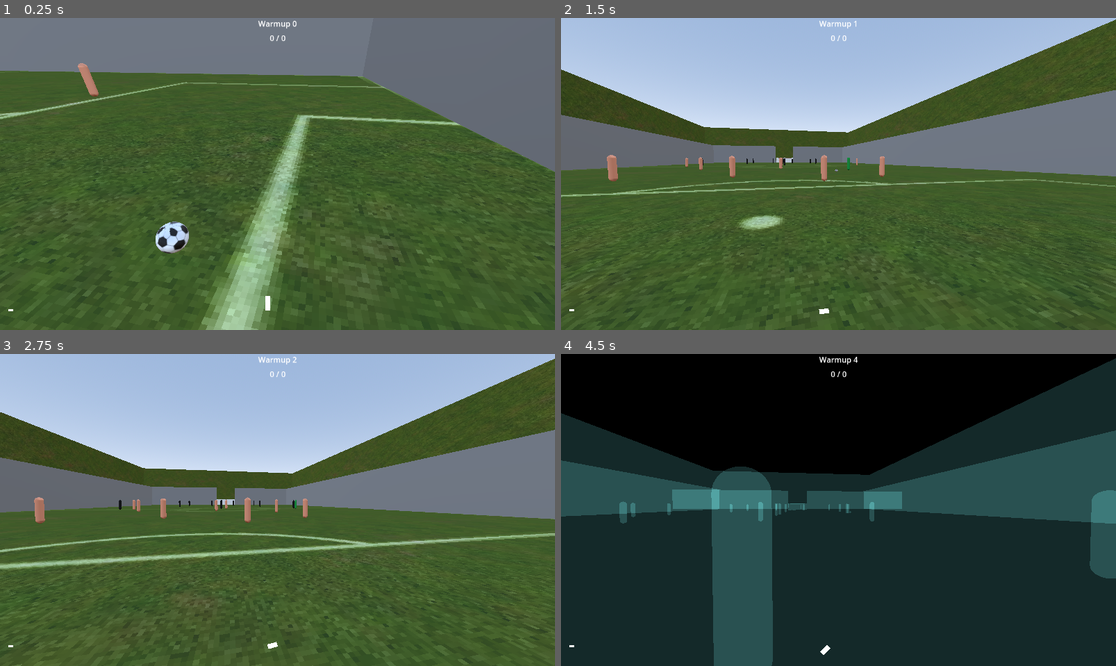
Above: before the commit, frames 1-4 (two rows, left to right).
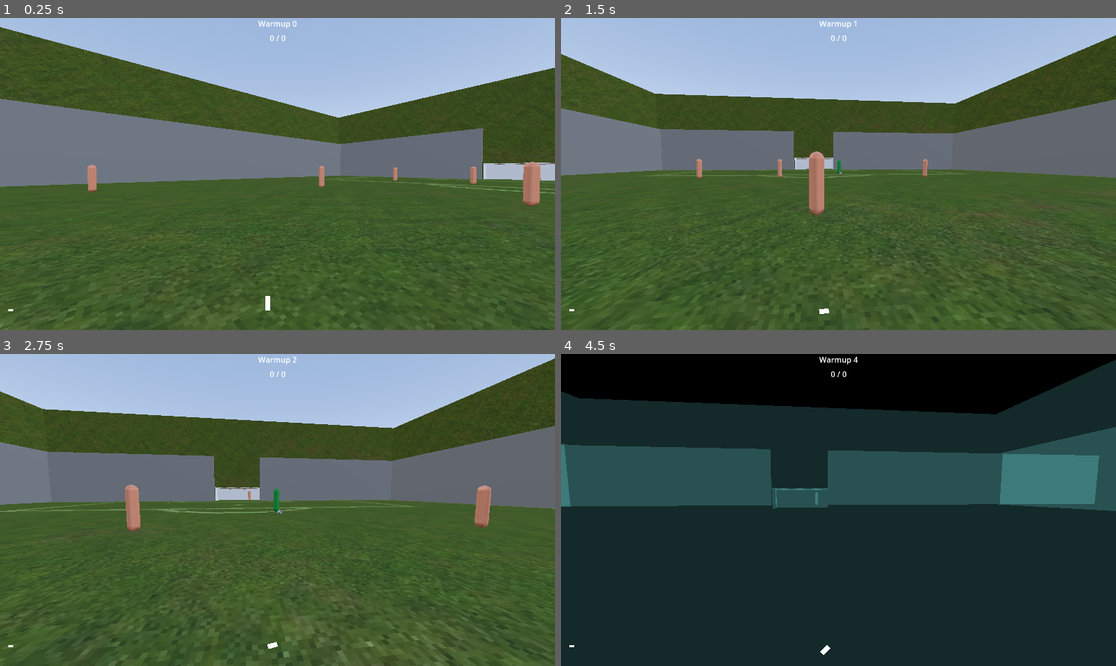
Above: after the commit, the same moments.

Repository: vasiltop/soccer-simulation
Game: Godot game, scene res://match/game.tscn
Same seed, same stepped clock (60 frames per second), same inputs: the game is played once before the commit and once after it.
Inputs (mouse positions are in pixels of both pictures, inside the frame that each line leads up to):
- Up to frame 1 (0.25 s): no input
- Up to frame 2 (1.5 s): tap Enter at 0.5 s; move the mouse to (866, 174) at 0.52 s; hold Right mouse button (pass) 0.53-1.28 s; hold W (up) from 0.53 s (still down); tap Space (jump) at 0.77 s; move the mouse to (810, 174) at 1.27 s; click (810, 174) at 1.35 s
- Up to frame 3 (2.75 s): keep holding W (up); tap Space (jump) at 1.52 s; move the mouse to (288, 503) at 2.02 s; hold Shift (sprint) from 2.03 s (still down)
- Up to frame 4 (4.5 s): keep holding W (up); move the mouse to (832, 516) at 2.77 s; release Shift (sprint) at 2.78 s; tap E (switch_movement) at 2.85 s; tap Space (jump) at 3.02, 3.77 s; move the mouse to (877, 513) at 3.52 s; hold P 3.53-4.28 s; move the mouse to (794, 506) at 4.27 s; right-click (794, 506) at 4.35 s

The runs differ from the first frame. In frame 1, 50% of the frame differs, in the area x 0-100%, y 0-100%; in frame 2, 15%; in frame 3, 21%; in frame 4, 30%.

Commit message:
feat: add controllable player

Diff:
--- a/match/game.gd
+++ b/match/game.gd
@@ -13,7 +13,7 @@
 @onready var goal_1: Node3D = $Goal1
 @onready var goals_to_attack: Array[Node3D] = [goal_1, goal_0]
 
-@onready var teams: Array[Team] = [Team.new(0, 1, self), Team.new(1, -1, self)]
+@onready var teams: Array[Team] = [Team.new(0, 1, self, "st"), Team.new(1, -1, self)]
 
 var possession_team: Team = null
 var ball_scene = preload("res://objects/ball/ball.tscn")
--- a/match/game.tscn
+++ b/match/game.tscn
@@ -1,6 +1,5 @@
-[gd_scene load_steps=18 format=3 uid="uid://bashdmhgrpm02"]
-
-[ext_resource type="PackedScene" uid="uid://dxlmj4fn0ed1q" path="res://objects/player/player.tscn" id="1_0b30x"]
+[gd_scene load_steps=17 format=3 uid="uid://bashdmhgrpm02"]
+
 [ext_resource type="Script" path="res://match/game.gd" id="1_uhhds"]
 [ext_resource type="PackedScene" uid="uid://brt3ugpe006e8" path="res://objects/ball/ball.tscn" id="2_ig3tf"]
 [ext_resource type="Texture2D" uid="uid://bfvfv2p0ccqcj" path="res://models/field/soccer_field_soccer.jpg" id="3_fr2ky"]
@@ -649,9 +648,6 @@
 
 [node name="Players" type="Node" parent="."]
 
-[node name="Player" parent="Players" instance=ExtResource("1_0b30x")]
-transform = Transform3D(1, 0, 0, 0, 1, 0, 0, 0, 1, 0, 3.08135, 72.0769)
-
 [node name="CSGCombiner3D" type="CSGCombiner3D" parent="."]
 use_collision = true
 collision_layer = 2147483648
--- a/match/team.gd
+++ b/match/team.gd
@@ -5,6 +5,8 @@
 enum { ATTACKING, DEFENDING, WAITING, THROW_IN, FREE_KICK, CORNER_KICK, GOAL_KICK, PENALTY }
 
 const npc_scene = preload("res://objects/npc_player/npc_player.tscn")
+const player_scene = preload("res://objects/player/player.tscn")
+
 const FIELD_SIZE: float = 81 * 2
 const TEAM_SIZE: int = 11
 
@@ -28,13 +30,17 @@
 	"gk"
 ]
 
-func _init(team_number: int, side: int, game: Game):
+func _init(team_number: int, side: int, game: Game, player_pos = "None"):
 	self.side = side
 	self.game = game
 	self.team_number = team_number
 
 	for i in range(TEAM_SIZE):
-		var inst: Humanoid = npc_scene.instantiate()
+		var scene = npc_scene
+		if player_info[i] == player_pos:
+			scene = player_scene
+
+		var inst: Humanoid = scene.instantiate()
 		inst.soccer_position = player_info[i]
 		inst.team = team_number
 		var pos: Vector2 = position_to_vector(inst.soccer_position)
--- a/objects/player/player.gd
+++ b/objects/player/player.gd
@@ -3,6 +3,7 @@
 class_name  Player
 
 @onready var camera: Camera3D = $Eye/Camera3D
+
 @onready var original_cam_pos: Vector3 = camera.position
 
 const MIN_KICK_CHARGE: float = 1
@@ -50,13 +51,15 @@
 	apply_camera_tilt()
 
 func _physics_process(delta: float):
+	if camera_locked:
+		update_camera_locked()
+
+	if not game.started: return
+
 	velocity = movement(delta)
 	apply_gravity(delta)
 
 	move_and_slide()
-
-	if camera_locked:
-		update_camera_locked()
 
 func check_for_camera_switch():
 	if Input.is_action_just_pressed("switch_movement") and grounded():
